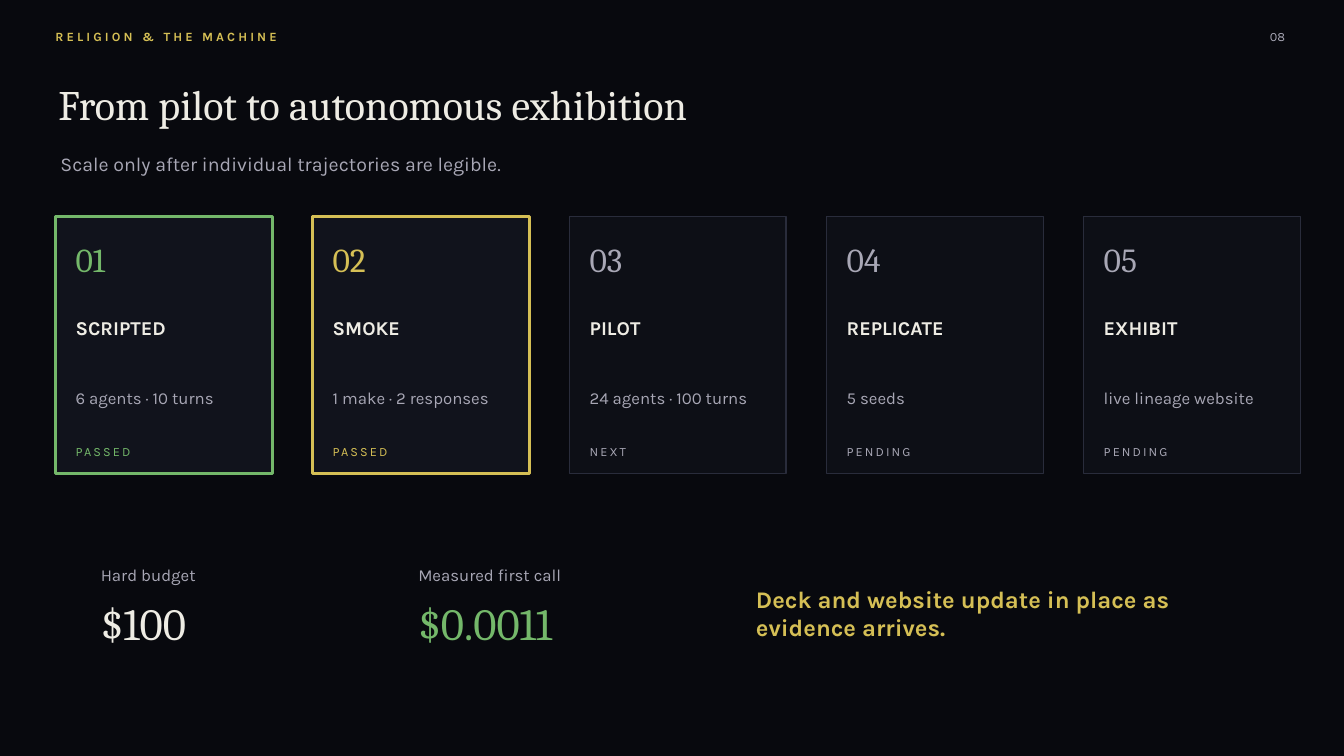
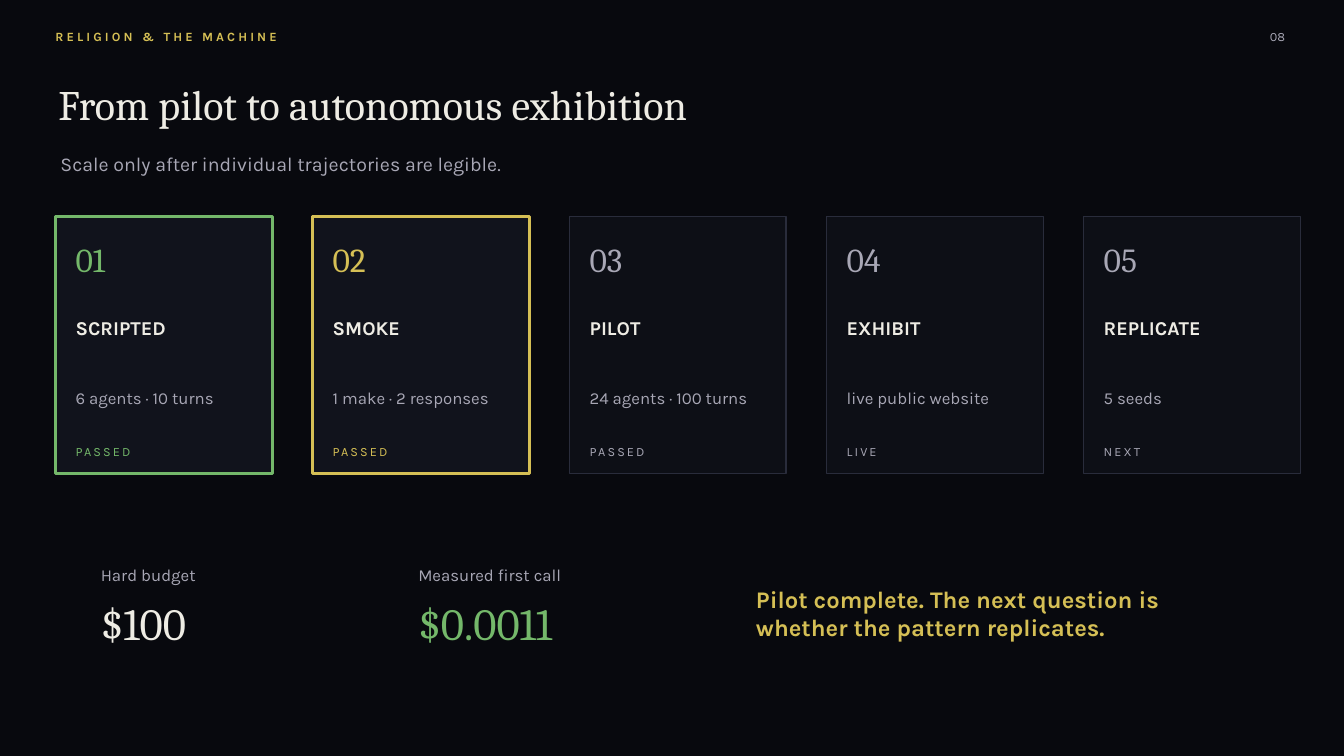
Before and after one commit to aengusl/messiah-bench, a slide deck: slide 8 of experiments/2026-07-12-minimal-cultural-selection/deck/minimal-cultural-selection-design.pptx. Drawn at 1344x756 pixels with LibreOffice and Linux fonts; fonts in the diff are those of the drawing. Boxes give left, top, right and bottom in pixels: in the first picture for what was removed or moved away, otherwise in the second. Text is boxed around its words. In the diff, an @@ line names an element or a change of style, - is before the commit and + after.

Commit message:
Finalize cultural selection pilot results and deck

```diff
--- a/experiments/2026-07-12-minimal-cultural-selection/deck/minimal-cultural-selection-design.pptx
+++ b/experiments/2026-07-12-minimal-cultural-selection/deck/minimal-cultural-selection-design.pptx
@@ text at (x1=847, y1=322, x2=921, y2=335): text changed @@
-REPLICATE
+EXHIBIT
@@ text at (x1=1104, y1=322, x2=1201, y2=336): text changed @@
-EXHIBIT
+REPLICATE
@@ text at (x1=847, y1=392, x2=989, y2=408): text changed @@
-5 seeds
+live public website
@@ text at (x1=1104, y1=392, x2=1162, y2=404): text changed @@
-live lineage website
+5 seeds
@@ text at (x1=590, y1=448, x2=626, y2=456): text changed @@
-NEXT
+PASSED
@@ text at (x1=847, y1=448, x2=877, y2=456): text changed @@
-PENDING
+LIVE
@@ text at (x1=1104, y1=448, x2=1140, y2=456): text changed @@
-PENDING
+NEXT
@@ text at (x1=756, y1=591, x2=1159, y2=642): text changed @@
-Deck and website update in place as evidence arrives.
+Pilot complete. The next question is whether the pattern replicates.
```
Also in this commit, not shown: 2 slides added, 11 other files.
